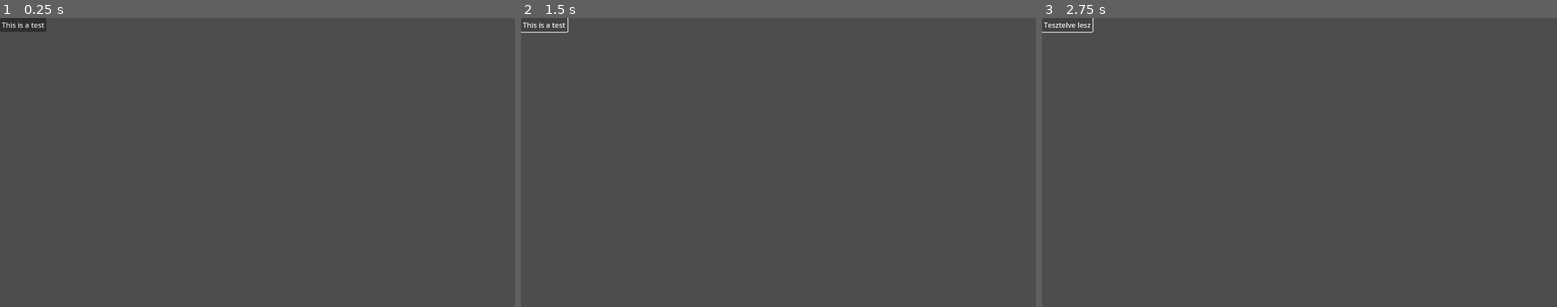
Above: before the commit, frames 1-3 (left to right).
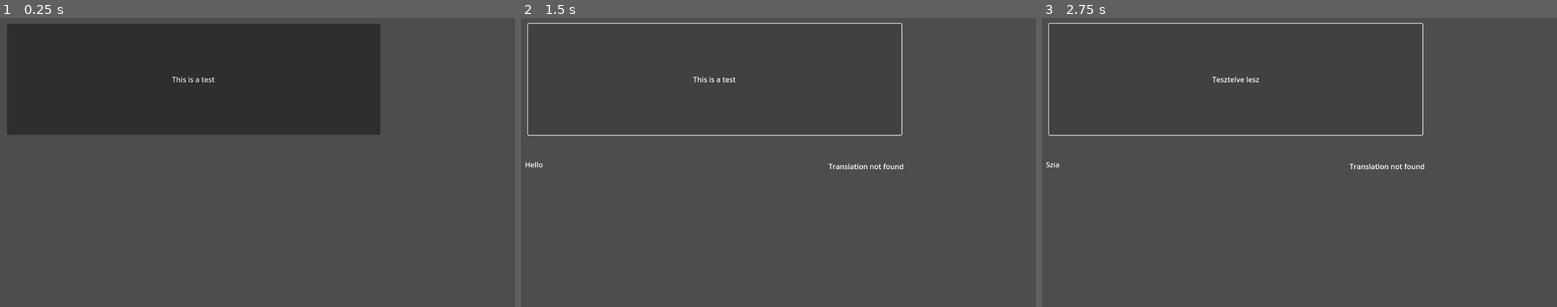
Above: after the commit, the same moments.

Repository: Shichen0316/Fox_With_A_Gun
Game: Godot game, scene res://languages/languageTestUI.tscn
Same seed, same stepped clock (60 frames per second), same inputs: the game is played once before the commit and once after it.
Inputs:
- Up to frame 1 (0.25 s): no input
- Up to frame 2 (1.5 s): click "This is a test" at 0.5 s; click "Tesztelve lesz" at 1.25 s
- Up to frame 3 (2.75 s): click "This is a test" at 2 s

The runs differ from the first frame. In frame 1, 28% of the frame differs, in the area x 0-74%, y 0-41%; in frame 2, 1.2%; in frame 3, 1.2%.

Commit message:
v.0.1 language manager for globalization

Diff:
--- a/languages/dictionary.gd
+++ b/languages/dictionary.gd
@@ -34,4 +34,5 @@
 # update all translatable nodes with the correct language text
 func update_translatable_nodes() -> void:
 	for node in get_tree().get_nodes_in_group("translatable"):
-		node.text = get_text(node.translation_key)
+		var key = node.name  # Use node's name as the key
+		node.text = get_text(key)
--- a/languages/languageTest.gd
+++ b/languages/languageTest.gd
@@ -2,11 +2,11 @@
 
 func _ready():
 	# directly use the LanguageManager autoload singleton to set the button's text
-	$Button.text = LanguageManager.get_text("thisisatest")
+	$Button_test.text = LanguageManager.get_text("thisisatest")
 
 func _on_button_pressed():
 	if LanguageManager.current_language == "EN":
 		LanguageManager.set_language("HU")
 	else:
 		LanguageManager.set_language("EN")
-	$Button.text = LanguageManager.get_text("thisisatest")
+	$Button_test.text = LanguageManager.get_text("thisisatest")
--- a/languages/languageTestUI.tscn
+++ b/languages/languageTestUI.tscn
@@ -1,6 +1,8 @@
-[gd_scene load_steps=2 format=3 uid="uid://dx6qjcs3k2wth"]
+[gd_scene load_steps=3 format=3 uid="uid://dx6qjcs3k2wth"]
 
 [ext_resource type="Script" path="res://languages/languageTest.gd" id="1_aqmw1"]
+
+[sub_resource type="GDScript" id="GDScript_q01j7"]
 
 [node name="Control" type="Control"]
 layout_mode = 3
@@ -9,10 +11,36 @@
 offset_bottom = 40.0
 script = ExtResource("1_aqmw1")
 
-[node name="Button" type="Button" parent="."]
+[node name="Button_test" type="Button" parent="."]
 layout_mode = 0
-offset_right = 8.0
-offset_bottom = 8.0
-text = "Translate"
+offset_left = 16.0
+offset_top = 13.0
+offset_right = 851.0
+offset_bottom = 262.0
+script = SubResource("GDScript_q01j7")
 
-[connection signal="pressed" from="Button" to="." method="_on_button_pressed"]
+[node name="hello" type="Label" parent="Button_test" groups=["translatable"]]
+layout_mode = 1
+anchors_preset = -1
+anchor_left = -0.11
+anchor_top = -0.195
+anchor_right = -0.11
+anchor_bottom = -0.195
+offset_left = 84.85
+offset_top = 352.555
+offset_right = 306.85
+offset_bottom = 460.555
+
+[node name="hello2" type="Label" parent="Button_test" groups=["translatable"]]
+layout_mode = 1
+anchors_preset = -1
+anchor_left = -0.11
+anchor_top = -0.195
+anchor_right = -0.11
+anchor_bottom = -0.195
+offset_left = 763.85
+offset_top = 356.555
+offset_right = 985.85
+offset_bottom = 464.555
+
+[connection signal="pressed" from="Button_test" to="." method="_on_button_pressed"]
--- a/node_2d.tscn
+++ b/node_2d.tscn
@@ -5,6 +5,6 @@
 [node name="Node2D" type="Node2D"]
 
 [node name="Icon" type="Sprite2D" parent="."]
-position = Vector2(296, 309)
+position = Vector2(348, 329)
 scale = Vector2(3.03125, 3.03125)
 texture = ExtResource("1_diohw")
